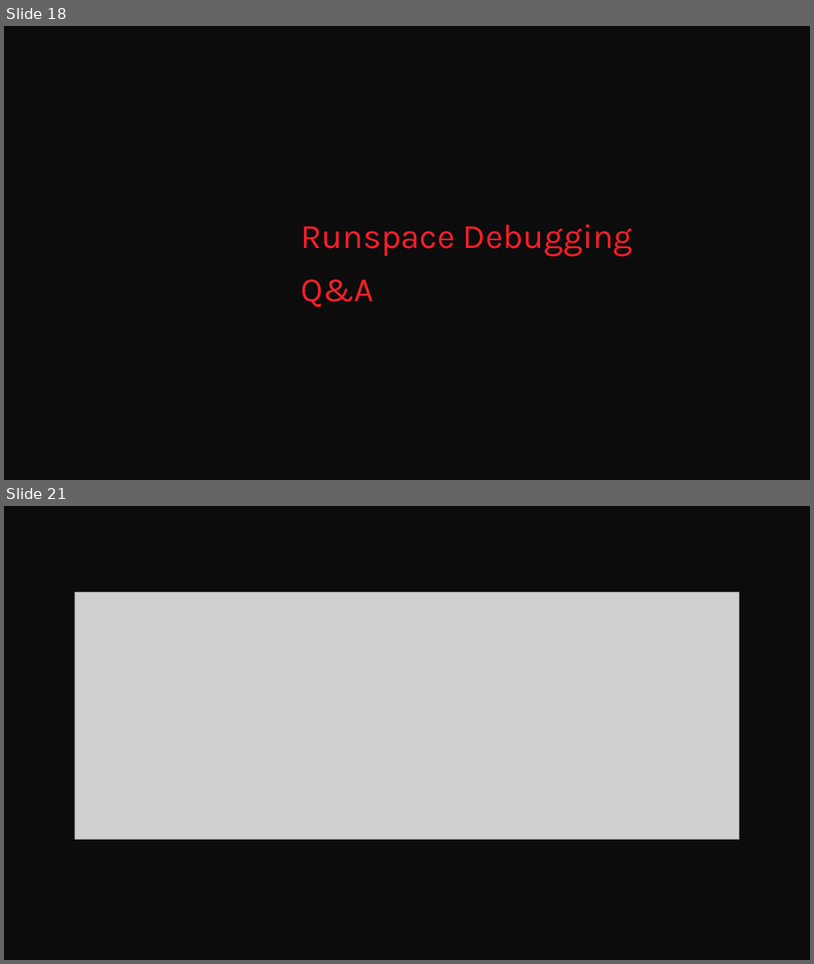
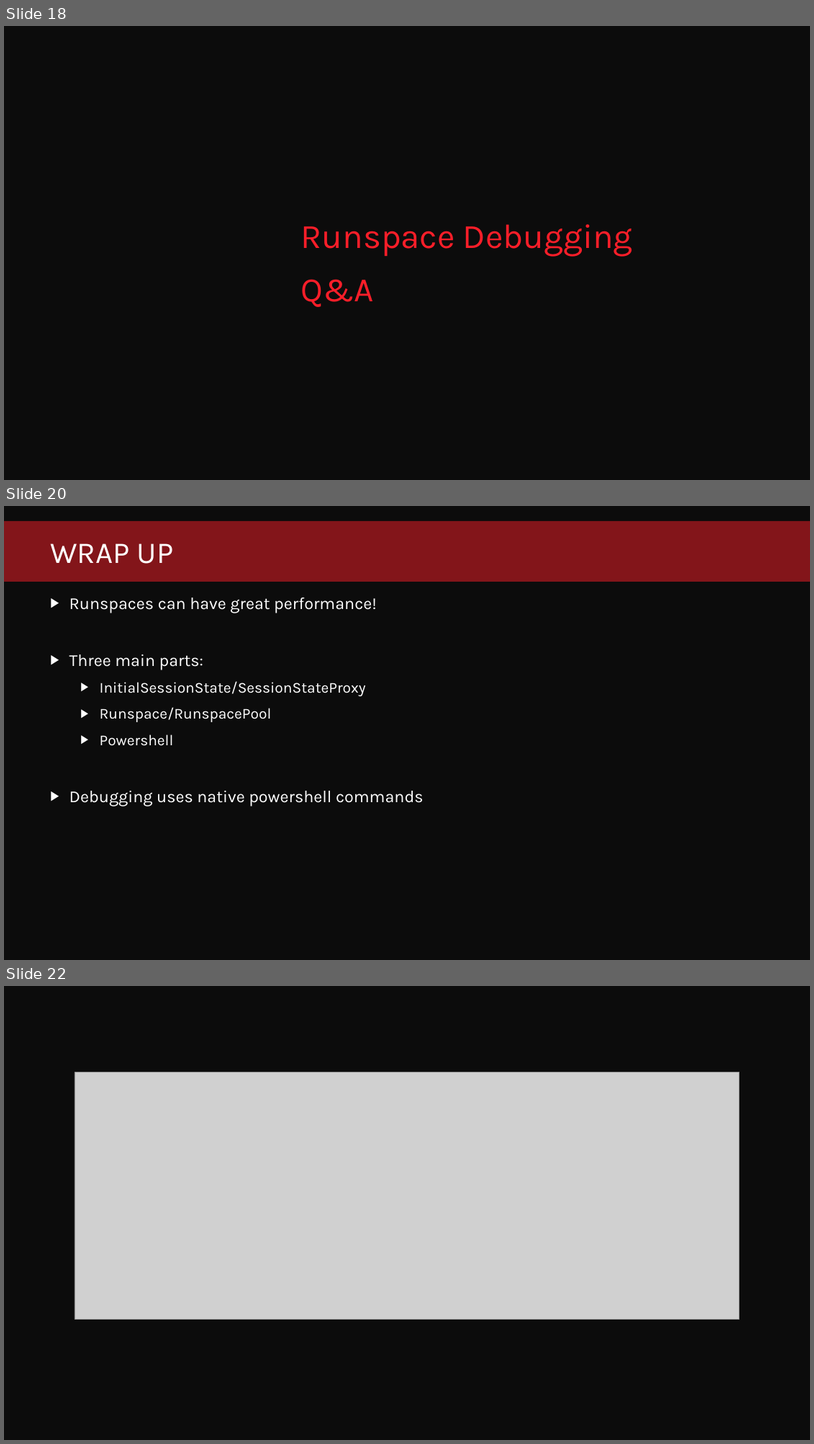
Before and after one commit to jpscripter/Runspaces, a slide deck: High-performance powershell through the magic of runspaces.pptx. Shown one above the other, each under a label of ours: slides 18 and 21 before the commit, slides 18, 20 and 22 after it; the slides between them are not shown. The pictures are 814x964 and 814x1444 pixels, drawn with LibreOffice and Linux fonts; fonts in the diff are those of the drawing; grey boxes stand for pictures; background and template pictures are left out. Boxes give left, top, right and bottom in pixels: in the first picture for what was removed or moved away, otherwise in the second. Text is boxed around its words. In the diff, an @@ line names an element or a change of style, - is before the commit and + after.

```diff
--- a/High-performance powershell through the magic of runspaces.pptx
+++ b/High-performance powershell through the magic of runspaces.pptx
@@ slide 20 added at bbox=[4, 506, 810, 960], background #0C0C0C @@
@@ rectangle added at bbox=[4, 521, 810, 582], fill #FB1E29 at 50% opacity @@
@@ title added at bbox=[50, 543, 174, 564], 36 pt, text #FFFFFF @@
+WRAP UP
@@ text added at bbox=[70, 597, 424, 806], 20 pt, text #FFFFFF @@
+▶ Runspaces can have great performance!
+▶ Three main parts:
+  ▶ InitialSessionState/SessionStateProxy
+  ▶ Runspace/RunspacePool
+  ▶ Powershell
+▶ Debugging uses native powershell commands
@@ what was slide 21 is now slide 22 @@
```
Also in this commit, not shown: 1 slide changed, 33 other files.
